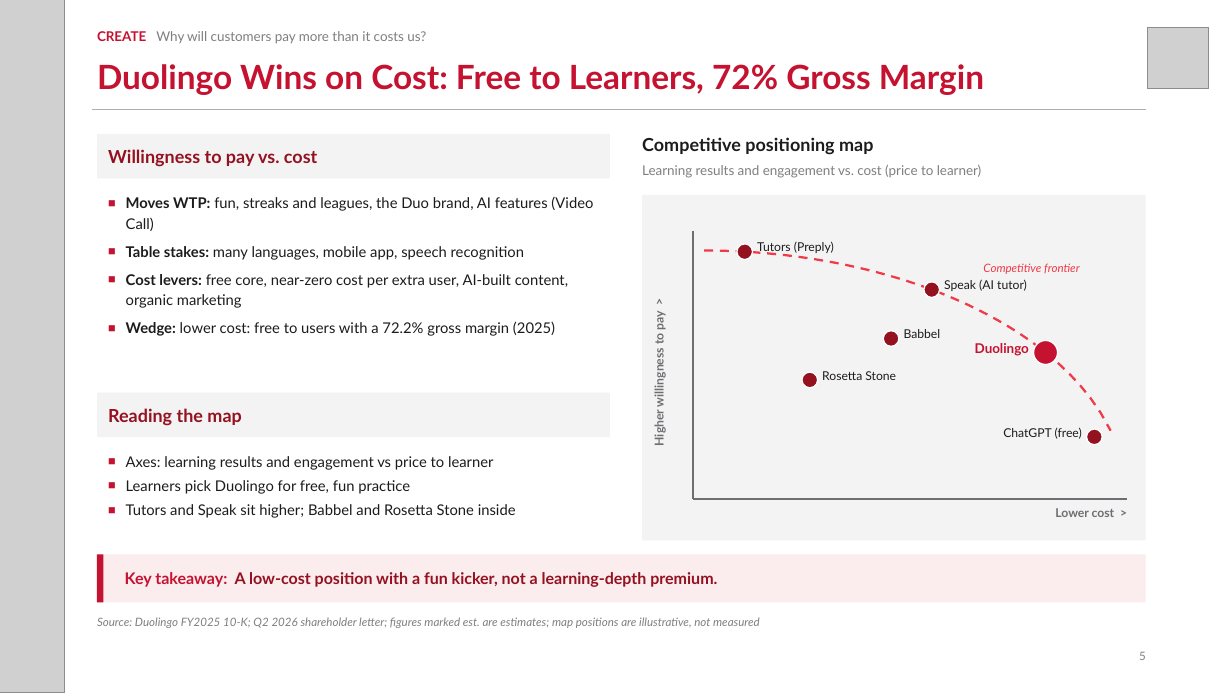
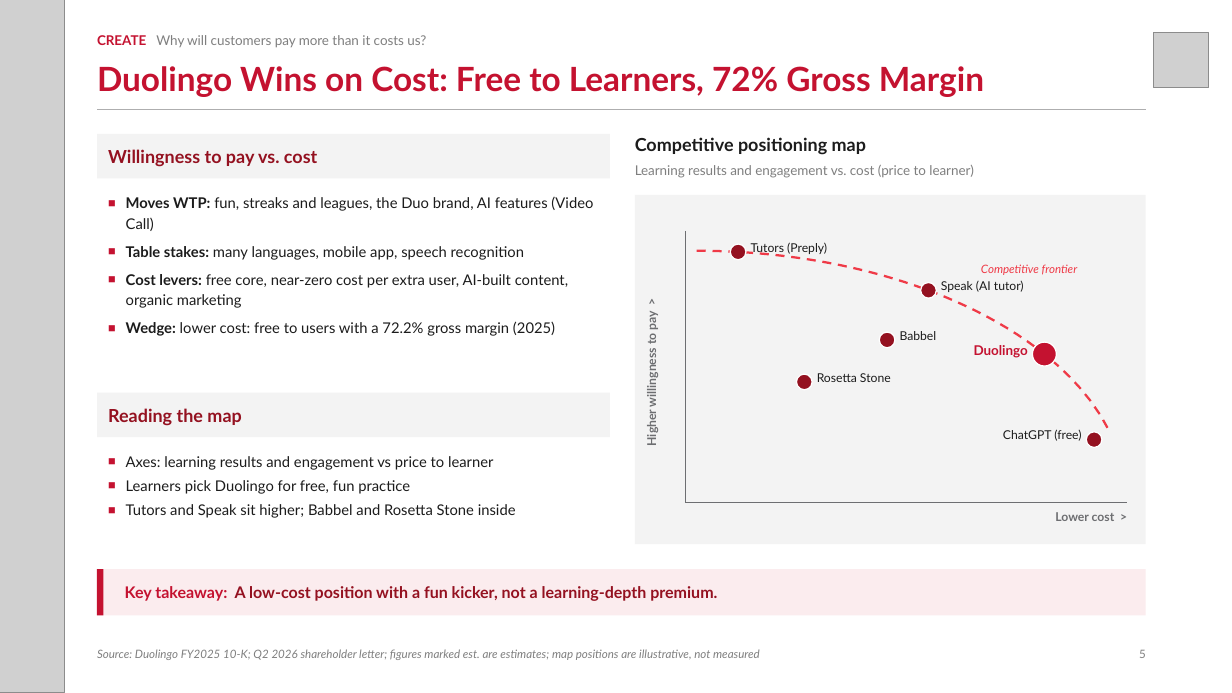
Before and after one commit to zuhayr77/AI-Business-Strategy-Agent, a slide deck: slide 5 of dccd-strategy-agent/examples/Duolingo_DCCD.pptx. Drawn at 1232x693 pixels with LibreOffice and Linux fonts; fonts in the diff are those of the drawing; grey boxes stand for pictures. Boxes give left, top, right and bottom in pixels: in the first picture for what was removed or moved away, otherwise in the second. Text is boxed around its words. In the diff, an @@ line names an element or a change of style, - is before the commit and + after.

```diff
--- a/dccd-strategy-agent/examples/Duolingo_DCCD.pptx
+++ b/dccd-strategy-agent/examples/Duolingo_DCCD.pptx
@@ text "CREATE Why will customers pay ...": place and size @@
-text "CREATE Why will customers pay ..." at [97,31,426,43]
+text "CREATE Why will customers pay ..." at [97,35,426,47]
@@ picture: place and size @@
-picture at [1148,28,1209,89]
+picture at [1153,32,1209,88]
@@ text "Competitive positioning map": place and size @@
-text "Competitive positioning map" at [642,137,873,155]
+text "Competitive positioning map" at [635,137,866,155]
@@ text "Learning results and engagement vs. ...": place and size @@
-text "Learning results and engagement vs. ..." at [642,165,981,178]
+text "Learning results and engagement vs. ..." at [635,165,973,178]
@@ rectangle: place and size @@
-rectangle at [642,195,1146,541]
+rectangle at [635,195,1146,544]
@@ line moved from (693, 231) - (693, 499) to (686, 231) - (686, 503) @@
@@ text "Higher willingness to pay >": place and size @@
-text "Higher willingness to pay >" at [652,312,667,445]
+text "Higher willingness to pay >" at [644,312,659,445]
@@ freeform shape: place and size @@
-freeform shape at [704,250,1111,431]
+freeform shape at [697,250,1111,433]
@@ text "Tutors (Preply)": place and size @@
-text "Tutors (Preply)" at [757,241,834,255]
+text "Tutors (Preply)" at [751,242,827,255]
@@ 4 ellipses, 2 texts: place and size @@
-4 ellipses, 2 texts at [737,244,941,388]
+4 ellipses, 2 texts at [730,244,937,390]
@@ text "Lower cost >": place and size @@
-text "Lower cost >" at [1055,508,1115,517]
+text "Lower cost >" at [1055,512,1115,521]
@@ line moved from (693, 499) - (1128, 499) to (686, 503) - (1128, 503) @@
@@ 2 rectangles, 1 text: place and size @@
-2 rectangles, 1 text at [97,555,1146,603]
+2 rectangles, 1 text at [97,569,1146,616]
@@ text "Source: Duolingo FY2025 10-K; Q2 ...": place and size @@
-text "Source: Duolingo FY2025 10-K; Q2 ..." at [97,617,760,628]
+text "Source: Duolingo FY2025 10-K; Q2 ..." at [97,649,760,660]
@@ text "Source: Duolingo FY2025 10-K; Q2 ..." at [97,649,760,660]: vertical alignment top to bottom @@
@@ text "5" at [1139,650,1146,658]: vertical alignment middle to bottom @@
```
Also in this commit, not shown: 8 other slides changed, 11 other files.
